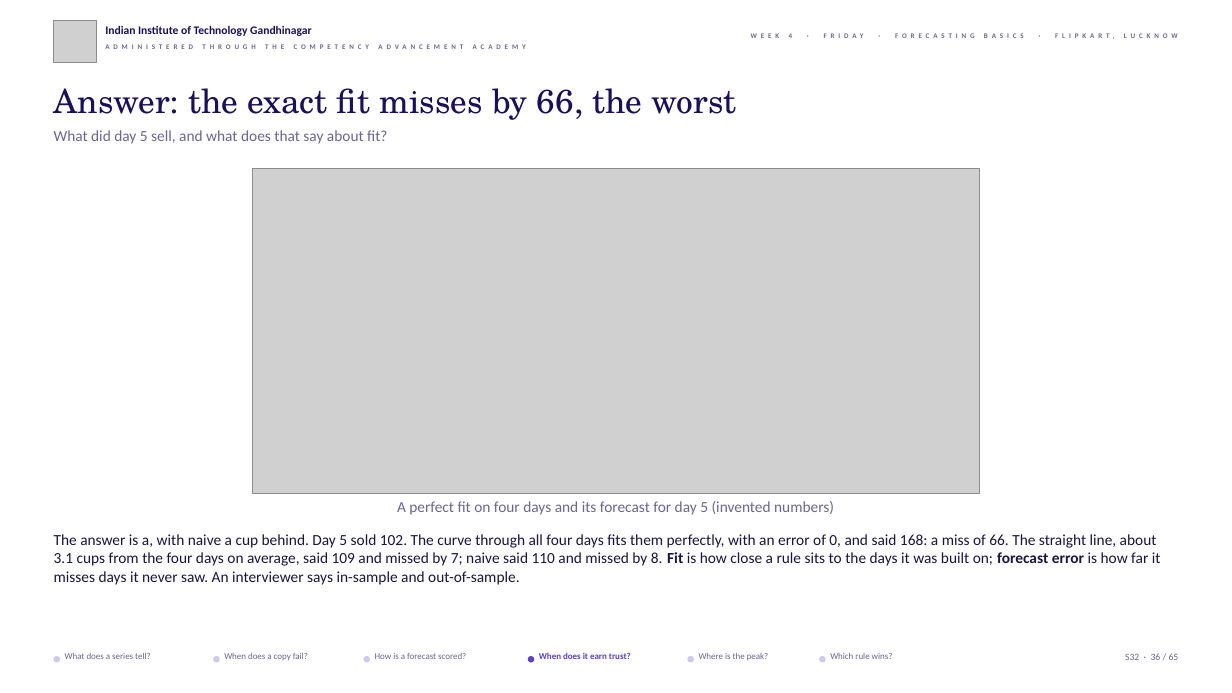
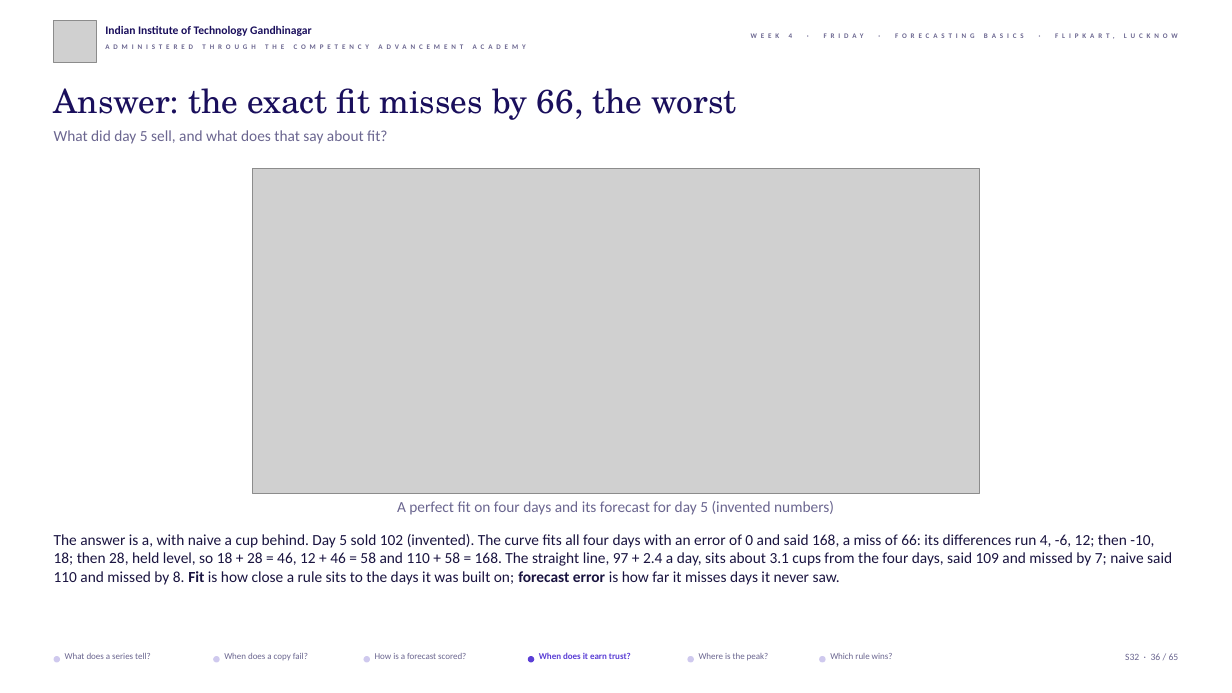
Before and after one commit to fde-academy-lab/c2-content-factory, a slide deck: slide 36 of content/W04/D5/slides/C2_W04_D05_half1_STUDENT.pptx. Drawn at 1232x693 pixels with LibreOffice and Linux fonts; fonts in the diff are those of the drawing; grey boxes stand for pictures; background and template pictures are left out. Boxes give left, top, right and bottom in pixels: in the first picture for what was removed or moved away, otherwise in the second. Text is boxed around its words. In the diff, an @@ line names an element or a change of style, - is before the commit and + after.

```diff
--- a/content/W04/D5/slides/C2_W04_D05_half1_STUDENT.pptx
+++ b/content/W04/D5/slides/C2_W04_D05_half1_STUDENT.pptx
@@ text at (54, 534, 1172, 585): text changed @@
-The answer is a, with naive a cup behind. Day 5 sold 102. The curve through all four days fits them perfectly, with an error of 0, and said 168: a miss of 66. The straight line, about 3.1 cups from the four days on average, said 109 and missed by 7; naive said 110 and missed by 8. Fit is how close a rule sits to the days it was built on; forecast error is how far it misses days it never saw. An interviewer says in-sample and out-of-sample.
+The answer is a, with naive a cup behind. Day 5 sold 102 (invented). The curve fits all four days with an error of 0 and said 168, a miss of 66: its differences run 4, -6, 12; then -10, 18; then 28, held level, so 18 + 28 = 46, 12 + 46 = 58 and 110 + 58 = 168. The straight line, 97 + 2.4 a day, sits about 3.1 cups from the four days, said 109 and missed by 7; naive said 110 and missed by 8. Fit is how close a rule sits to the days it was built on; forecast error is how far it misses days it never saw.
```
Also in this commit, not shown: 45 other slides changed, 5 other files.
